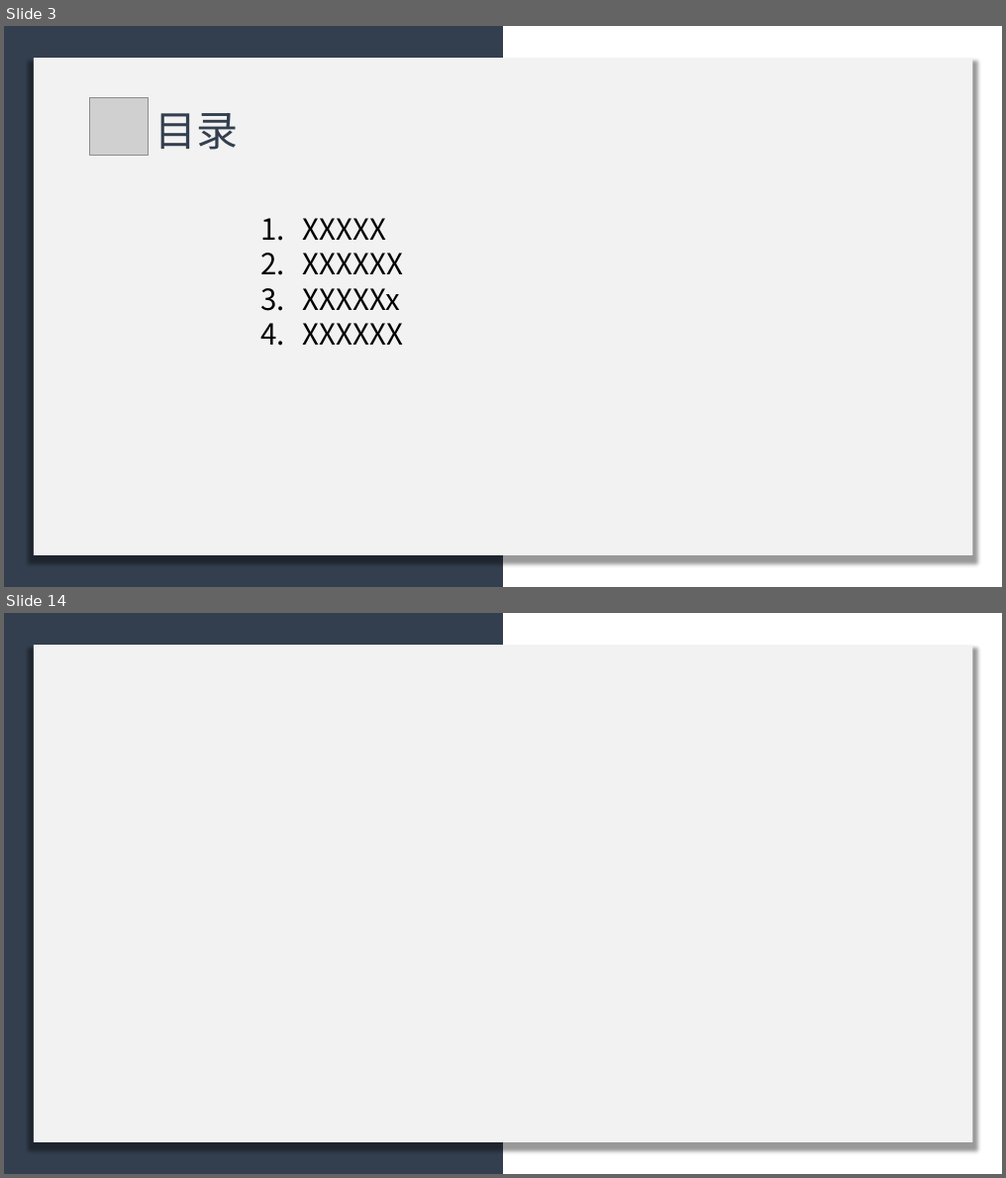
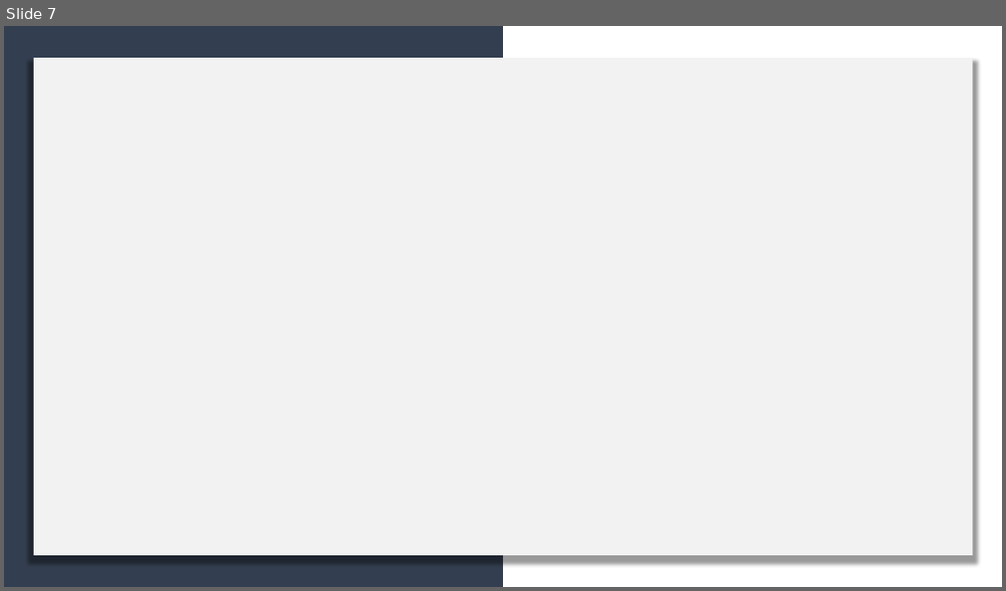
Before and after one commit to licheng0573/RosettaStone, a slide deck: 二组展示_10_24.pptx. Shown one above the other, each under a label of ours: slides 3 and 14 before the commit, slide 7 after it; the slides between them are not shown. The pictures are 1006x1178 and 1006x591 pixels, drawn with LibreOffice and Linux fonts; fonts in the diff are those of the drawing; grey boxes stand for pictures. Boxes give left, top, right and bottom in pixels: in the first picture for what was removed or moved away, otherwise in the second. Text is boxed around its words. In the diff, an @@ line names an element or a change of style, - is before the commit and + after.

```diff
--- a/二组展示_10_24.pptx
+++ b/二组展示_10_24.pptx
@@ slide 3 removed at <box>4,26,1002,587</box>, background #FFFFFF @@
@@ rectangle removed at <box>4,26,503,587</box> @@
@@ rectangle removed at <box>33,59,973,556</box> @@
@@ picture removed at <box>90,98,148,156</box> @@
@@ text removed at <box>155,113,239,150</box> @@
-目录
@@ text removed at <box>303,218,403,345</box> @@
-1. XXXXX
-2. XXXXXX
-3. XXXXXx
-4. XXXXXX
@@ what was slide 14 is now slide 7 @@
```
Also in this commit, not shown: 10 slides changed, 10 slides added, 7 other slides removed, 2 other files.
